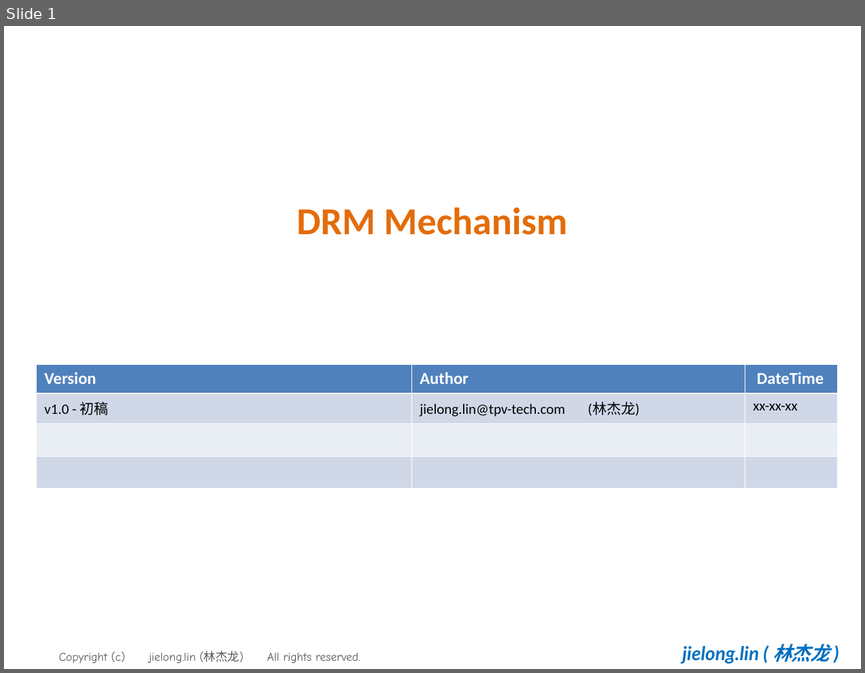
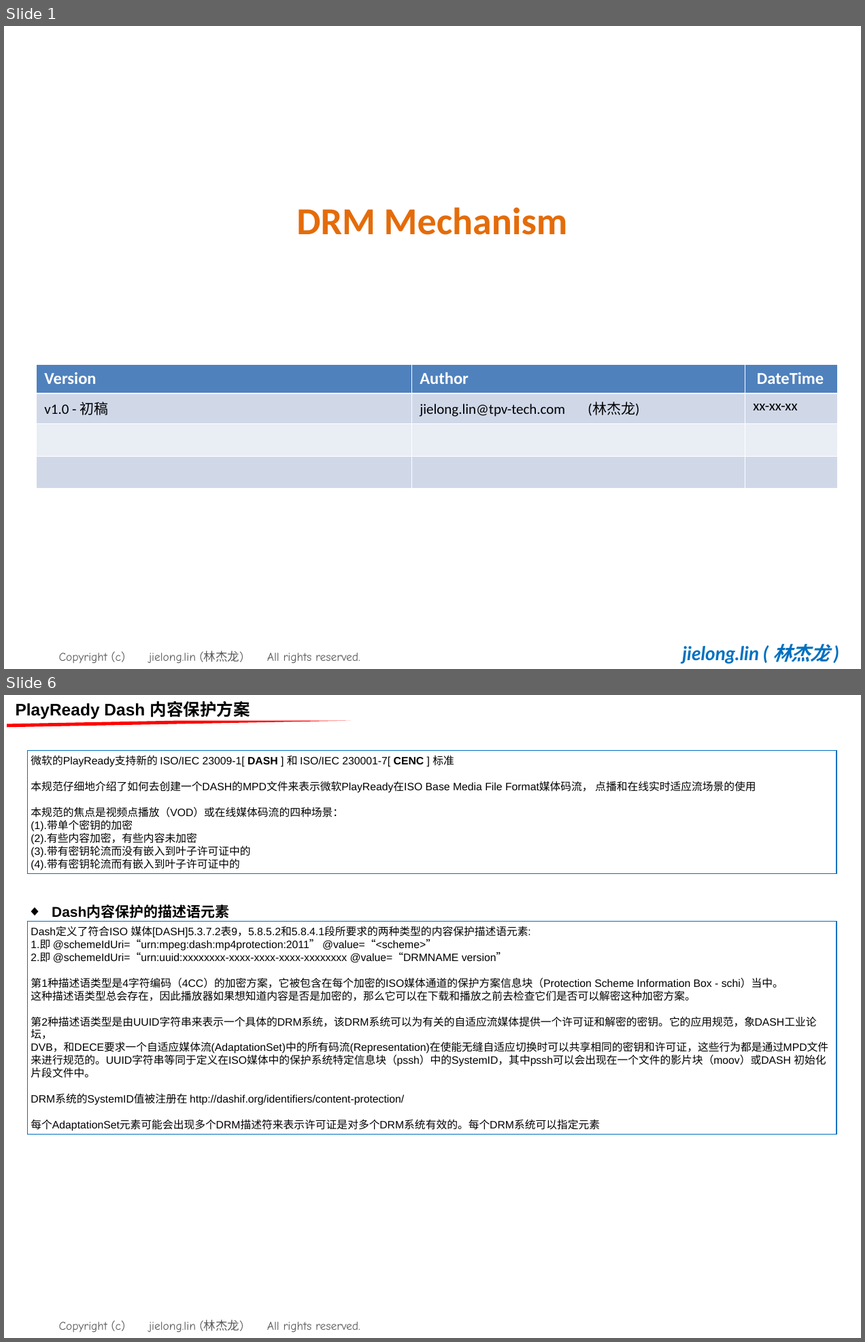
Before and after one commit to qq1624646454/philipstv_tpv, a slide deck: Drm_Mechanism.ppt. Shown one above the other, each under a label of ours: slide 1 before the commit, slides 1 and 6 after it; the slides between them are not shown. The pictures are 865x673 and 865x1342 pixels, drawn with LibreOffice and Linux fonts; fonts in the diff are those of the drawing; background and template pictures are left out. Boxes give left, top, right and bottom in pixels: in the first picture for what was removed or moved away, otherwise in the second. Text is boxed around its words. In the diff, an @@ line names an element or a change of style, - is before the commit and + after.

```diff
--- a/Drm_Mechanism.ppt
+++ b/Drm_Mechanism.ppt
@@ slide 6 added at <box>4,695,861,1338</box>, background #FFFFFF; not listed: 1 template element that a slide beside it also shows @@
@@ text added at <box>16,701,250,719</box>, 14 pt, text #000000, bold @@
+PlayReady Dash 内容保护方案
@@ freeform shape added at <box>7,721,351,728</box>, fill #FF0000 @@
@@ rectangle added at <box>27,751,836,873</box>, fill #FFFFFF, outline #0070C0 0.74 pt, 9 pt, text #000000 @@
+微软的PlayReady支持新的 ISO/IEC 23009-1[ DASH ] 和 ISO/IEC 230001-7[ CENC ] 标准
+本规范仔细地介绍了如何去创建一个DASH的MPD文件来表示微软PlayReady在ISO Base Media File Format媒体码流， 点播和在线实时适应流场景的使用
+本规范的焦点是视频点播放（VOD）或在线媒体码流的四种场景：
+(1).带单个密钥的加密
+(2).有些内容加密，有些内容未加密
+(3).带有密钥轮流而没有嵌入到叶子许可证中的
+(4).带有密钥轮流而有嵌入到叶子许可证中的
@@ text added at <box>52,905,229,919</box>, 12 pt, text #000000, bold @@
+◆ Dash内容保护的描述语元素
@@ rectangle added at <box>27,921,836,1134</box>, fill #FFFFFF, outline #0070C0 0.74 pt, 9 pt, text #000000 @@
+Dash定义了符合ISO 媒体[DASH]5.3.7.2表9，5.8.5.2和5.8.4.1段所要求的两种类型的内容保护描述语元素:
+1.即 @schemeIdUri=“urn:mpeg:dash:mp4protection:2011” @value=“<scheme>”
+2.即 @schemeIdUri=“urn:uuid:xxxxxxxx-xxxx-xxxx-xxxx-xxxxxxxx @value=“DRMNAME version”
+第1种描述语类型是4字符编码（4CC）的加密方案，它被包含在每个加密的ISO媒体通道的保护方案信息块（Protection Scheme Information Box - schi）当中。
+这种描述语类型总会存在，因此播放器如果想知道内容是否是加密的，那么它可以在下载和播放之前去检查它们是否可以解密这种加密方案。
+第2种描述语类型是由UUID字符串来表示一个具体的DRM系统，该DRM系统可以为有关的自适应流媒体提供一个许可证和解密的密钥。它的应用规范，象DASH工业论坛，
+DVB，和DECE要求一个自适应媒体流(AdaptationSet)中的所有码流(Representation)在使能无缝自适应切换时可以共享相同的密钥和许可证，这些行为都是通过MPD文件来进行规范的。UUID字符串等同于定义在ISO媒体中的保护系统特定信息块（pssh）中的SystemID，其中pssh可以会出现在一个文件的影片块（moov）或DASH 初始化片段文件中。
+DRM系统的SystemID值被注册在 http://dashif.org/identifiers/content-protection/
+每个AdaptationSet元素可能会出现多个DRM描述符来表示许可证是对多个DRM系统有效的。每个DRM系统可以指定元素
```
Also in this commit, not shown: 5 slides changed.
